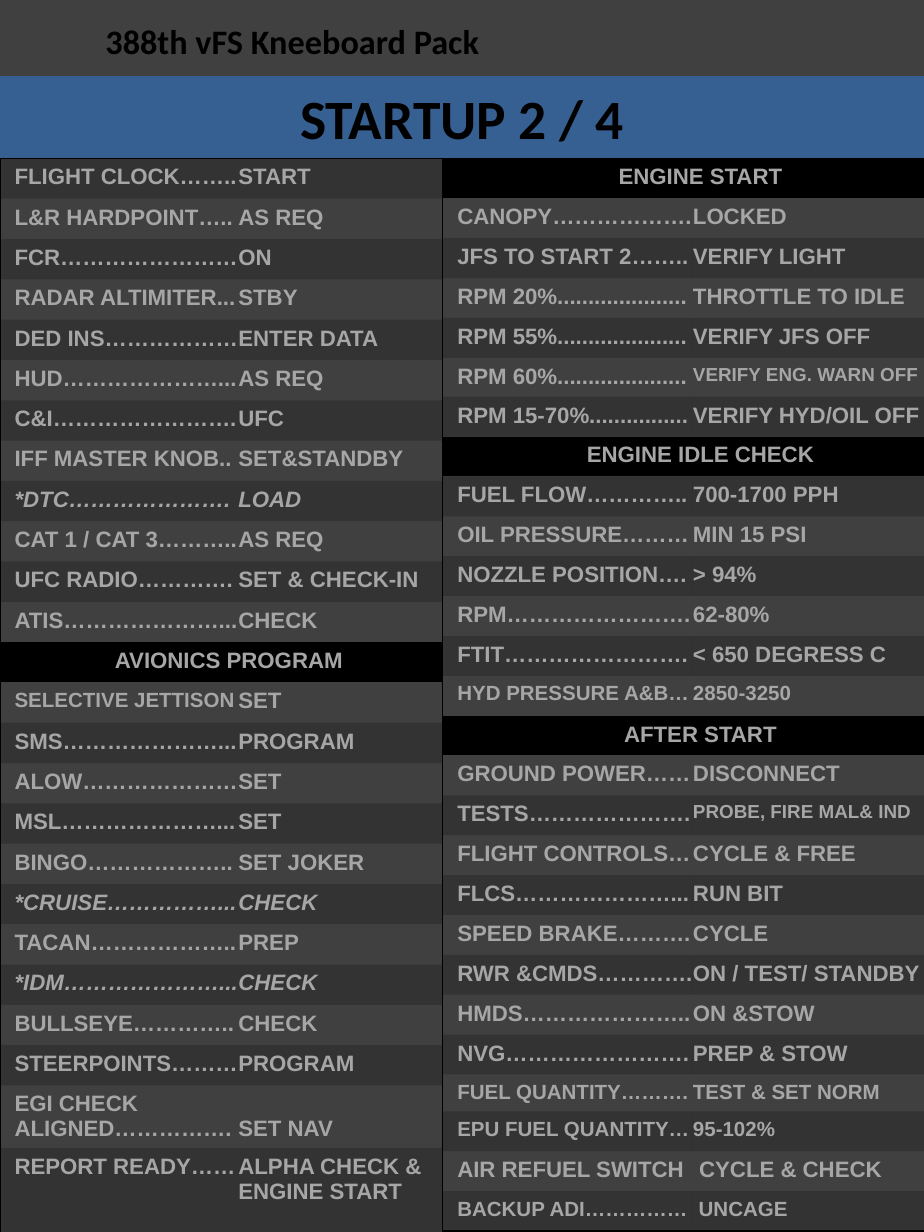
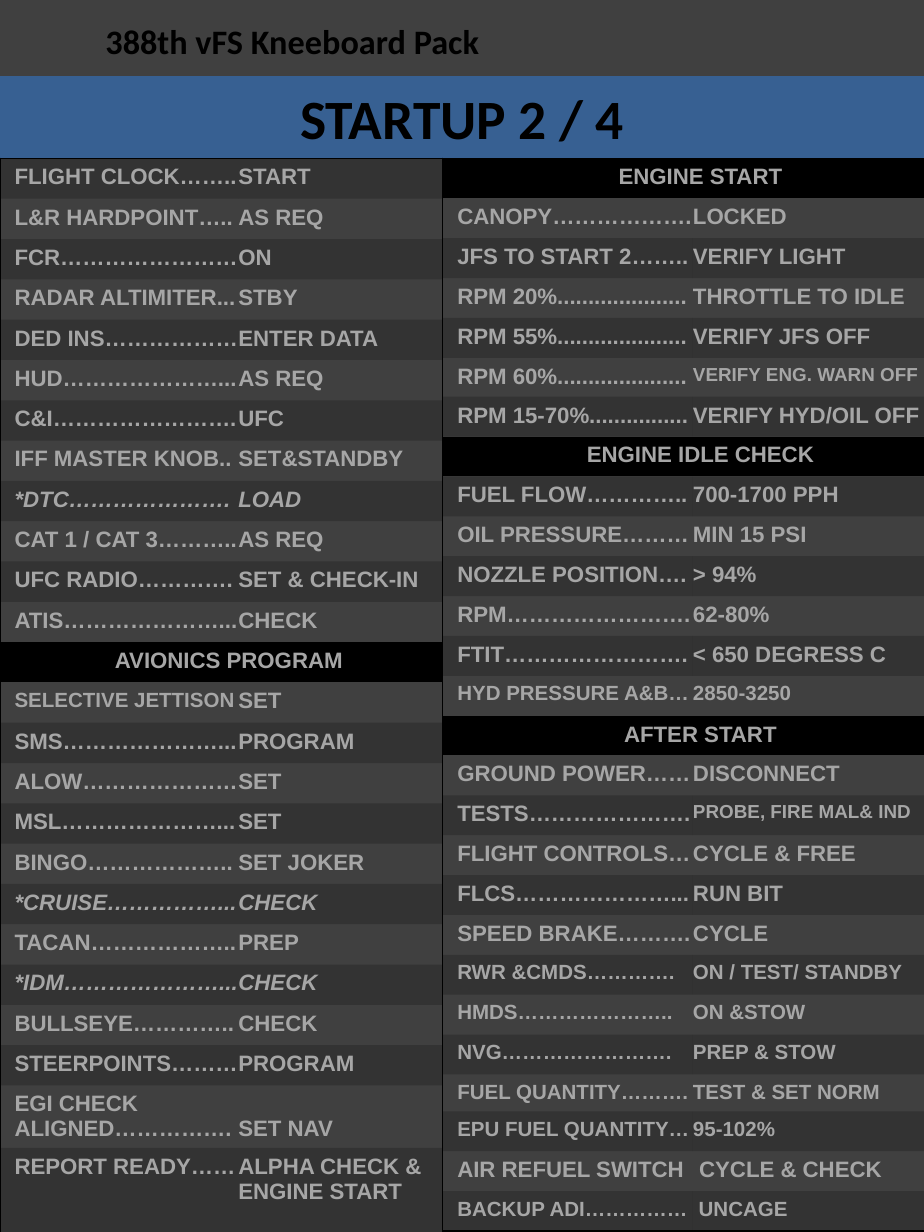
Before and after one commit to 132nd-vWing/132-TRP-388, a slide deck: slide 7 of Kneeboard Pack/388 Kneeboard Pack.pptx. Drawn at 924x1232 pixels with LibreOffice and Linux fonts; fonts in the diff are those of the drawing; background and template pictures are left out. Boxes give left, top, right and bottom in pixels: in the first picture for what was removed or moved away, otherwise in the second. Text is boxed around its words. In the diff, an @@ line names an element or a change of style, - is before the commit and + after.

```diff
--- a/Kneeboard Pack/388 Kneeboard Pack.pptx
+++ b/Kneeboard Pack/388 Kneeboard Pack.pptx
@@ table at box(442, 159, 924, 1232) @@
@@ size 13 to 12 pt in "RWR &CMDS………….", "ON / TEST/ STANDBY", "HMDS…………………..", "ON &STOW" and 2 more places @@
```
Also in this commit, not shown: 3 other slides changed, 1 other file.
